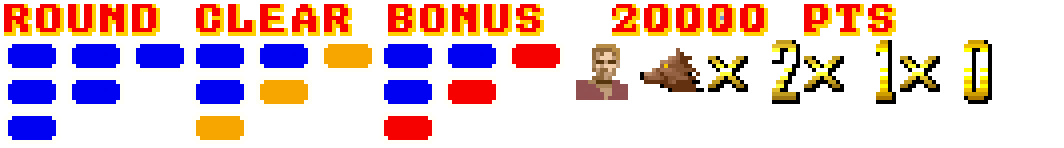
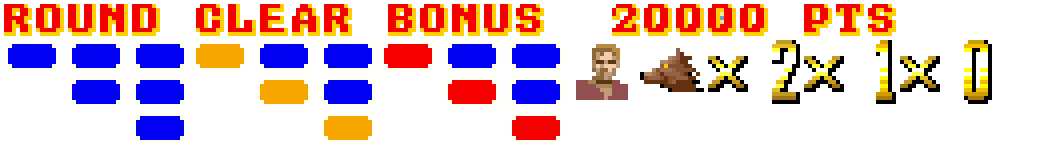
Before/after of a w=1064, h=148 layered artwork. What changed in the layer stack:
painted on "orangeHP" over [4, 44, 564, 144]
